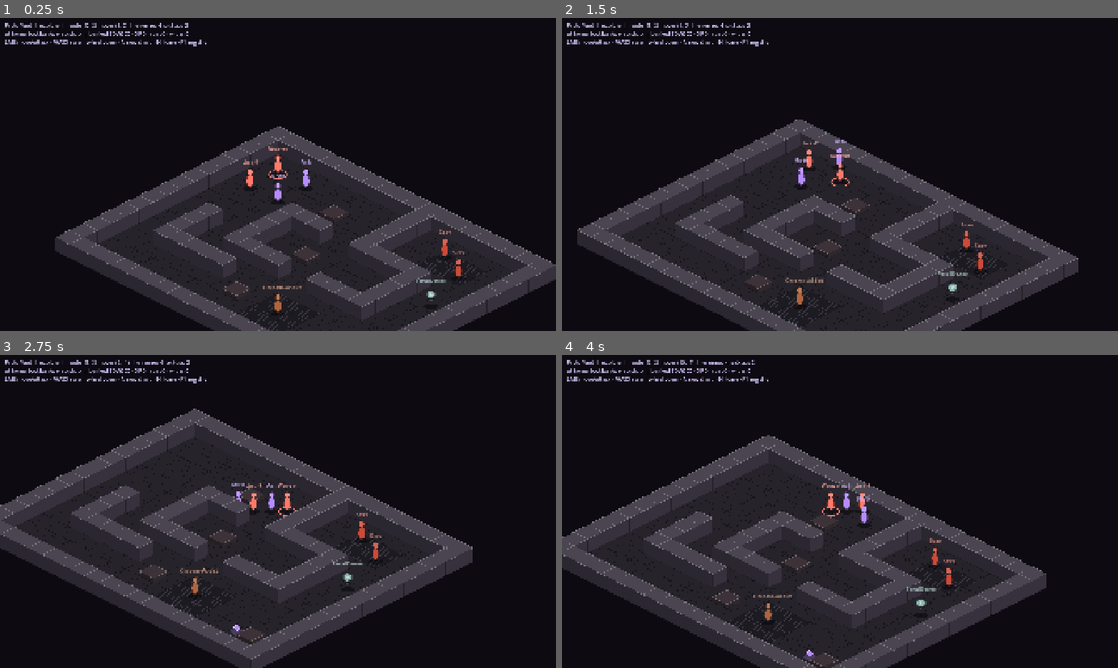
Above: before the commit, frames 1-4 (two rows, left to right).
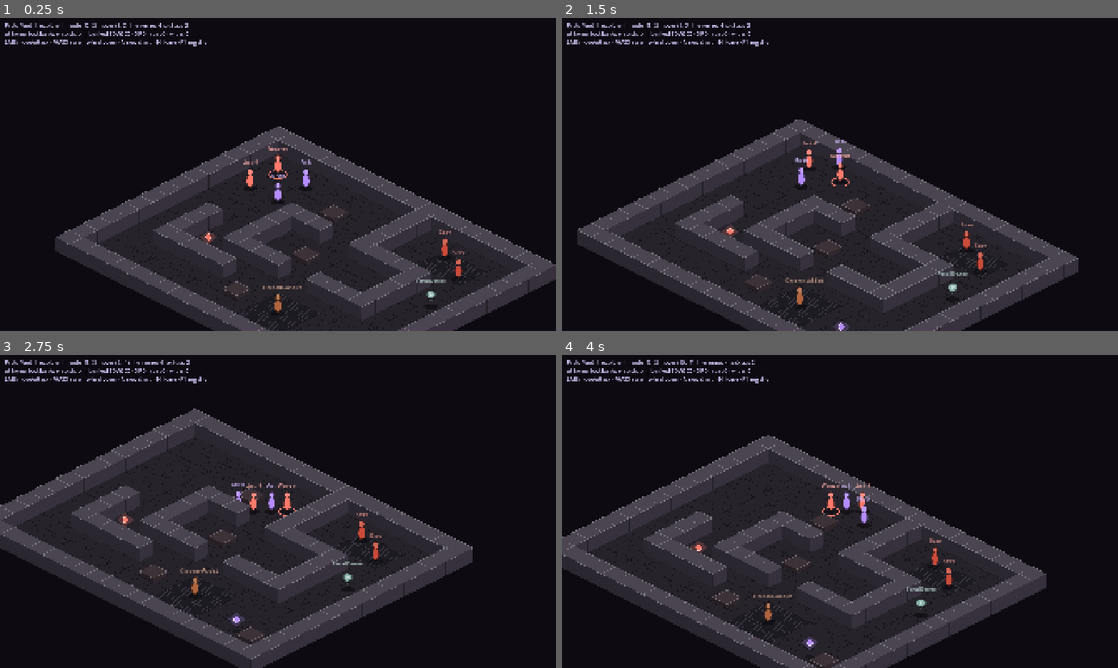
Above: after the commit, the same moments.

Repository: J4KD3N/neon-weave
Game: Godot game, scene res://scenes/main.tscn
Same seed, same stepped clock (60 frames per second), same inputs: the game is played once before the commit and once after it.
Inputs (mouse positions are in pixels of both pictures, inside the frame that each line leads up to):
- Up to frame 1 (0.25 s): no input
- Up to frame 2 (1.5 s): tap Enter at 0.5 s; move the mouse to (962, 158) at 0.52 s; hold D (move_right) 0.53-1.28 s; tap 1 (ability_1) at 0.6 s; click (962, 158) at 0.67 s; move the mouse to (728, 190) at 1.27 s; hold S (move_down) from 1.28 s (still down); tap 2 (ability_2) at 1.35 s
- Up to frame 3 (2.75 s): move the mouse to (333, 442) at 2.02 s; release S (move_down) at 2.03 s; hold D (move_right) from 2.03 s (still down); tap 3 (ability_3) at 2.1 s
- Up to frame 4 (4 s): move the mouse to (812, 574) at 2.77 s; release D (move_right) at 2.78 s; hold W (move_up) 2.78-3.53 s; tap 4 (ability_4) at 2.85 s; click (812, 574) at 2.92 s; move the mouse to (1006, 558) at 3.52 s; hold A (move_left) from 3.53 s (still down); hold Space (end_turn) from 3.53 s (still down)

The runs differ from the first frame. In frame 1, less than 0.1% of the frame differs, in the area x 35-39%, y 68-73%; in frame 2, 0.1%; in frame 3, 0.2%, in the area x 21-44%, y 50-90%; in frame 4, 0.2%.

Commit message:
fix(view): pickups hover above wall height and bob
A ground-level diamond directly behind a wall block is fully occluded by
correct isometric Y-sorting. Lift the gem 30 px (walls cover 16 px above a
cell centre), keep a shadow and beam on the cell, add a small bob.

Co-Authored-By: Claude Fable 5.1 <noreply@anthropic.com>

Diff:
--- a/src/systems/run/pickup_actor.gd
+++ b/src/systems/run/pickup_actor.gd
@@ -1,13 +1,22 @@
-## A collectible lying on a cell: a glowing diamond drawn in the pickup's
+## A collectible lying on a cell: a glowing diamond hovering in the pickup's
 ## colour. Walking any party member onto it collects it.
+##
+## The diamond floats above wall-top height (a 32 px block directly in front
+## on screen covers up to 16 px above the cell centre), so it stays visible
+## behind walls, and it bobs so it reads as an item rather than terrain.
 class_name PickupActor
 extends Node2D
+
+const HOVER := 30.0
+const BOB := 3.0
 
 var pickup_id: String = ""
 var entry: Dictionary = {}
 var cell: Vector2i = Vector2i.ZERO
 var tint: Color = Color.WHITE
 var collected: bool = false
+
+var _time: float = 0.0
 
 
 func setup(p_id: String, p_entry: Dictionary, p_cell: Vector2i) -> void:
@@ -17,6 +26,7 @@
 	name = "%s_%d_%d" % [p_id, p_cell.x, p_cell.y]
 	var art: Dictionary = entry.get("art", {})
 	tint = Color.html(String(art.get("color", "#ffffff")))
+	_time = float(p_cell.x * 7 + p_cell.y * 13) * 0.37 # desynchronise the bob
 	queue_redraw()
 
 
@@ -24,8 +34,20 @@
 	return entry.get("grants", {})
 
 
+func _process(delta: float) -> void:
+	_time += delta
+	queue_redraw()
+
+
 func _draw() -> void:
-	var glow := Color(tint.r, tint.g, tint.b, 0.25)
-	draw_colored_polygon(PackedVector2Array([Vector2(0, -12), Vector2(16, 0), Vector2(0, 12), Vector2(-16, 0)]), glow)
-	draw_colored_polygon(PackedVector2Array([Vector2(0, -16), Vector2(8, -8), Vector2(0, 0), Vector2(-8, -8)]), tint)
-	draw_polyline(PackedVector2Array([Vector2(0, -16), Vector2(8, -8), Vector2(0, 0), Vector2(-8, -8), Vector2(0, -16)]), tint.lightened(0.5), 1.0)
+	var lift := HOVER + sin(_time * 2.4) * BOB
+	var c := Vector2(0, -lift)
+	# Ground shadow and a faint beam so the item reads as belonging to its cell.
+	draw_colored_polygon(PackedVector2Array([Vector2(0, -5), Vector2(12, 0), Vector2(0, 5), Vector2(-12, 0)]), Color(0, 0, 0, 0.35))
+	draw_line(Vector2(0, -2), c + Vector2(0, 8), Color(tint.r, tint.g, tint.b, 0.35), 1.0)
+	# Glow halo and the gem.
+	draw_colored_polygon(PackedVector2Array([c + Vector2(0, -16), c + Vector2(20, 0), c + Vector2(0, 16), c + Vector2(-20, 0)]), Color(tint.r, tint.g, tint.b, 0.22))
+	var gem := PackedVector2Array([c + Vector2(0, -9), c + Vector2(8, 0), c + Vector2(0, 9), c + Vector2(-8, 0)])
+	draw_colored_polygon(gem, tint)
+	gem.append(gem[0])
+	draw_polyline(gem, tint.lightened(0.55), 1.0)
